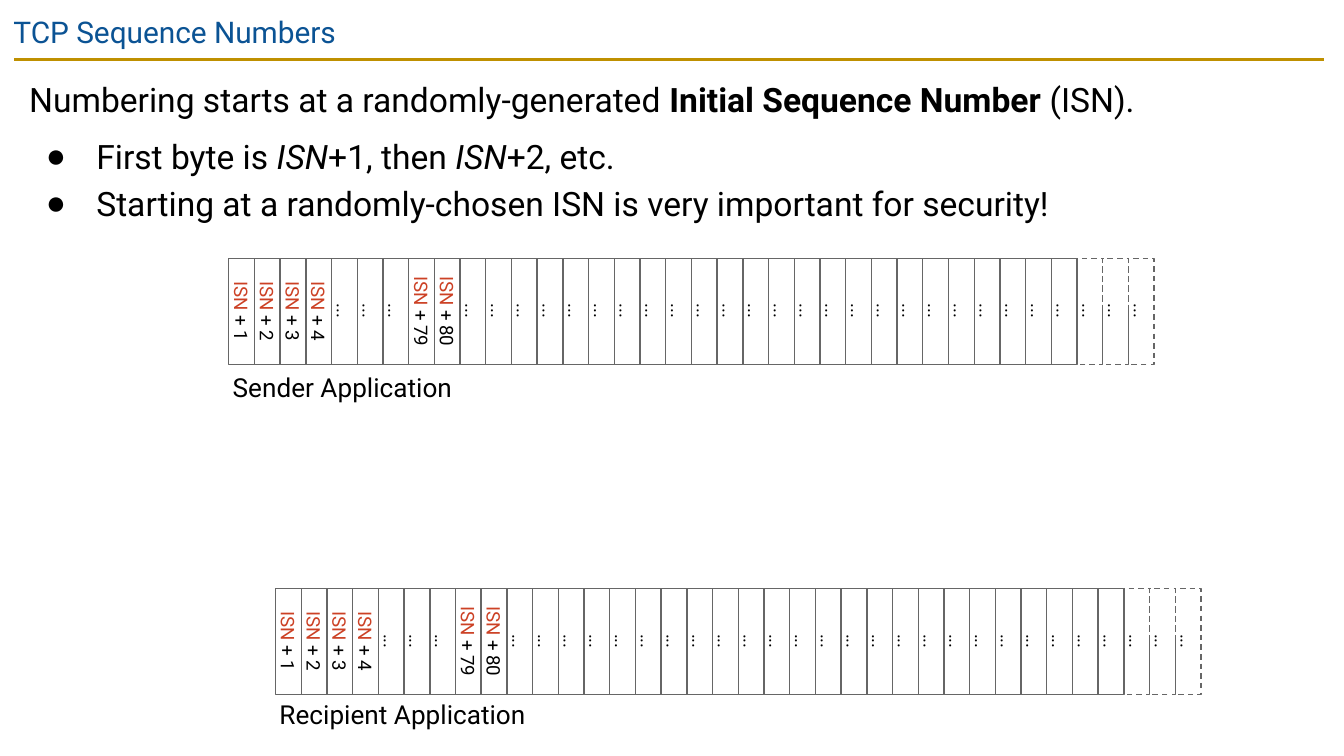
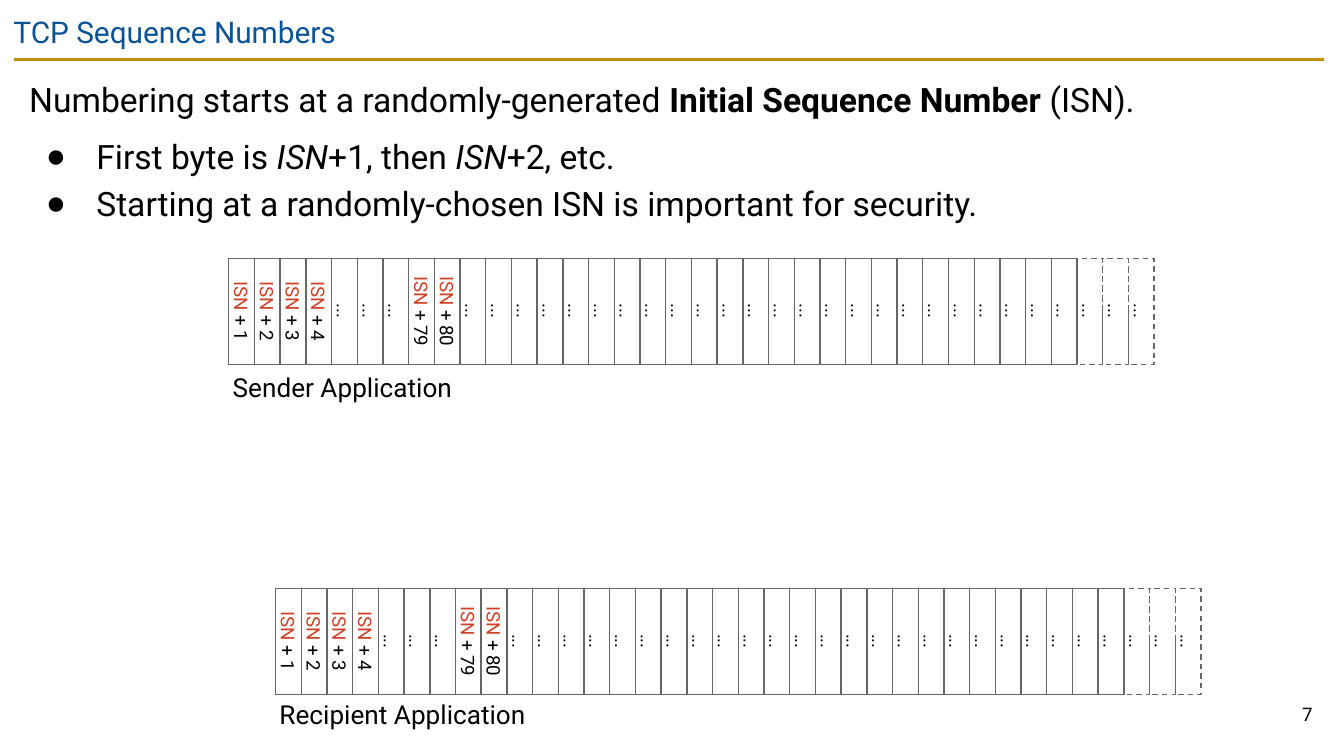
Before and after one commit to guhofstra/CSC175Sp26, a slide deck: slide 7 of PPTs/Lecture 11 - TCP Implementation.pptx. Drawn at 1344x756 pixels with LibreOffice and Linux fonts; fonts in the diff are those of the drawing. Boxes give left, top, right and bottom in pixels: in the first picture for what was removed or moved away, otherwise in the second. Text is boxed around its words. In the diff, an @@ line names an element or a change of style, - is before the commit and + after.

```diff
--- a/PPTs/Lecture 11 - TCP Implementation.pptx
+++ b/PPTs/Lecture 11 - TCP Implementation.pptx
@@ text at [96, 190, 978, 223]: text changed @@
-● Starting at a randomly-chosen ISN is very important for security!
+● Starting at a randomly-chosen ISN is important for security.
@@ page number added at [1302, 707, 1312, 721], 10 pt, text #000000 @@
+7
```
Also in this commit, not shown: 29 other slides changed, 18 slides removed, 30 other files.
